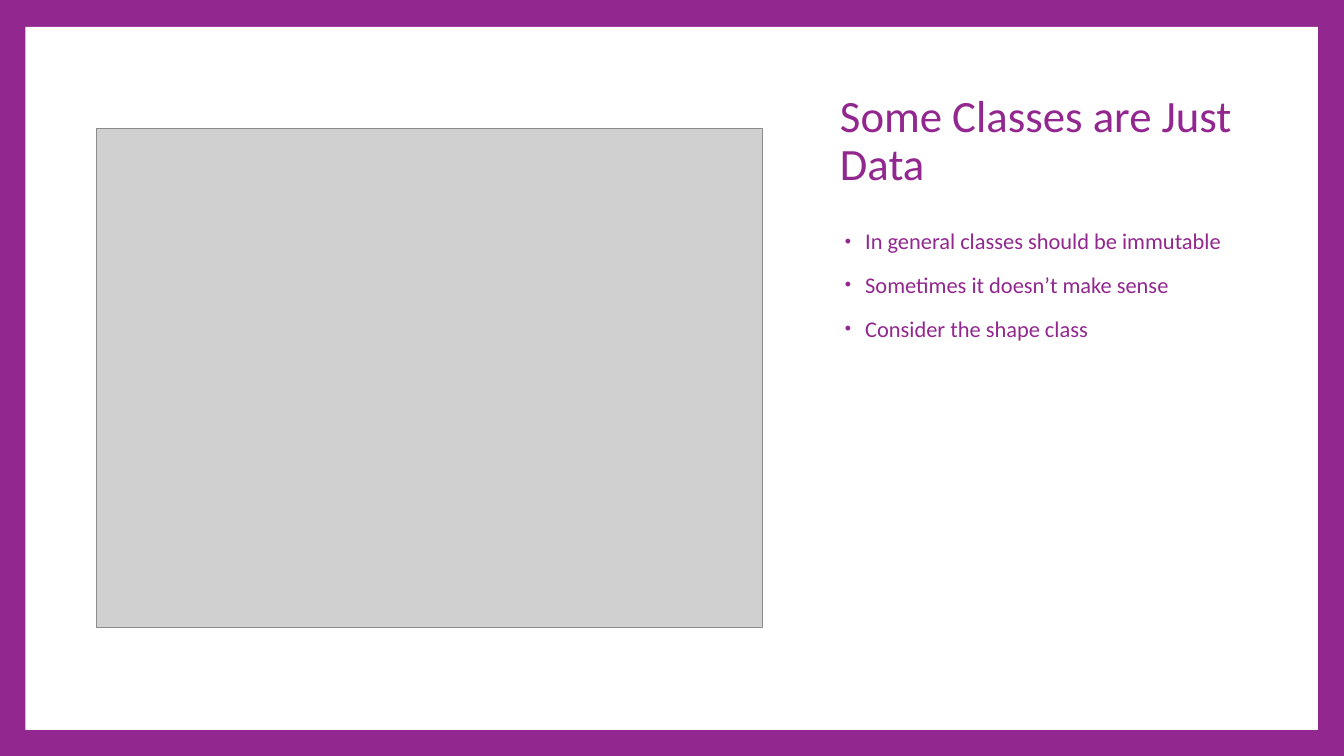
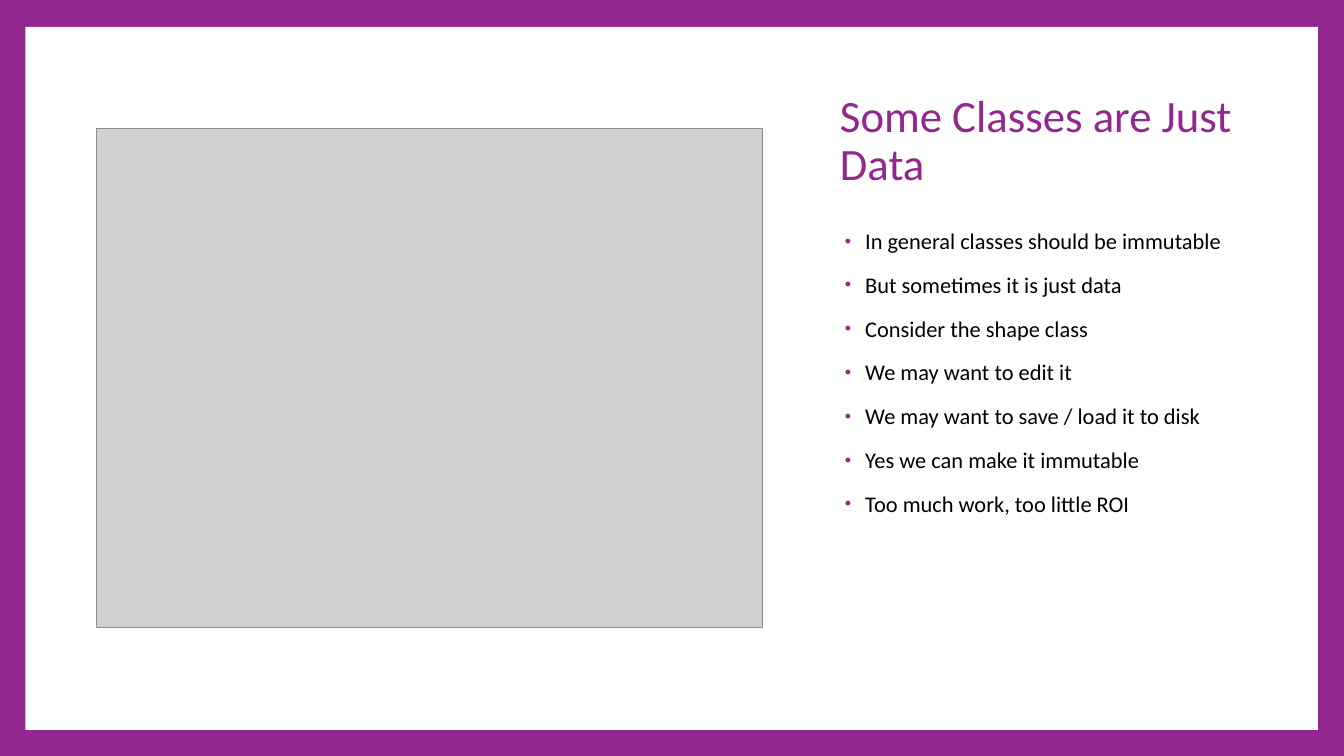
Before and after one commit to cdiggins/cs321, a slide deck: slide 2 of class-notes/cs321-winter-2023-lecture-17-classes-for-data.pptx. Drawn at 1344x756 pixels with LibreOffice and Linux fonts; fonts in the diff are those of the drawing; grey boxes stand for pictures. Boxes give left, top, right and bottom in pixels: in the first picture for what was removed or moved away, otherwise in the second. Text is boxed around its words. In the diff, an @@ line names an element or a change of style, - is before the commit and + after.

```diff
--- a/class-notes/cs321-winter-2023-lecture-17-classes-for-data.pptx
+++ b/class-notes/cs321-winter-2023-lecture-17-classes-for-data.pptx
@@ text at (865, 233, 1221, 341): text colour #92278F to #000000 in "In general classes should be immutable", "Consider the shape class" @@
@@ text at (865, 277, 1121, 297): text changed; text colour #92278F to #000000 @@
-• Sometimes it doesn’t make sense
+• But sometimes it is just data
@@ text at (865, 364, 1200, 515): paragraphs added @@
+• We may want to edit it
+• We may want to save / load it to disk
+• Yes we can make it immutable
+• Too much work, too little ROI
```
Also in this commit, not shown: 7 other slides changed, 8 slides added, 1 slide removed, 5 other files.
